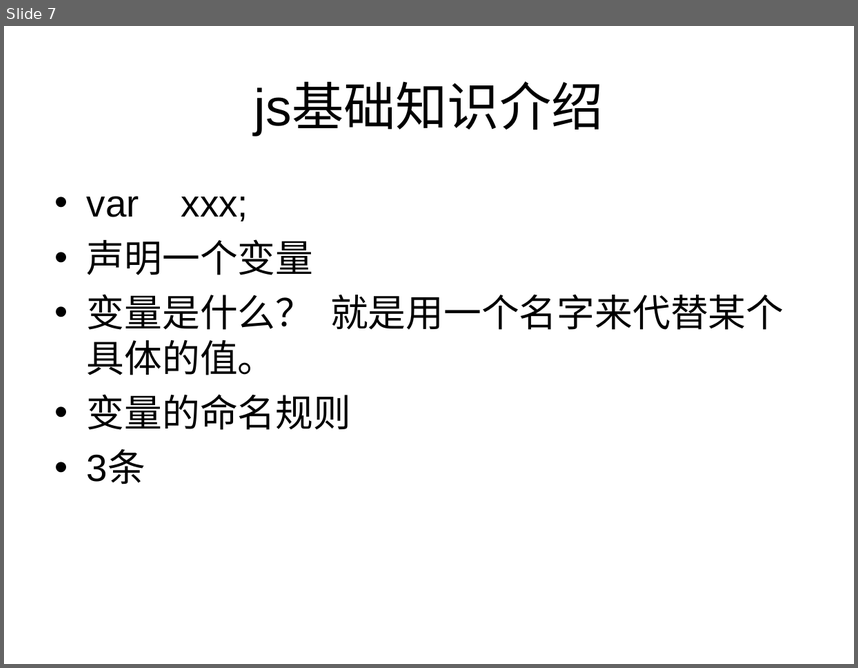
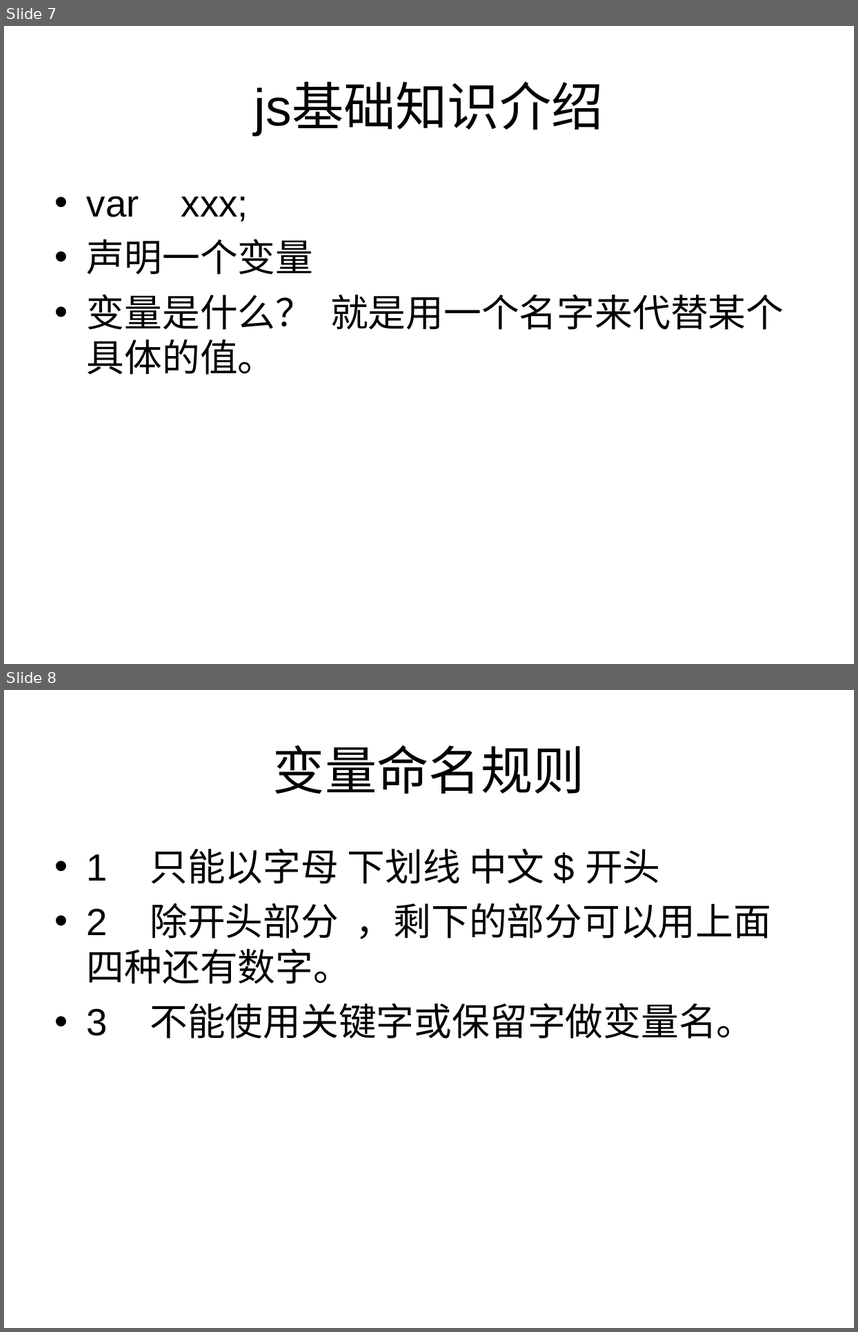
Before and after one commit to cd-vr1class/homework, a slide deck: ppt/7-6js基础.ppt. Shown one above the other, each under a label of ours: slide 7 before the commit, slides 7 and 8 after it. The pictures are 858x668 and 858x1332 pixels, drawn with LibreOffice and Linux fonts; fonts in the diff are those of the drawing. Boxes give left, top, right and bottom in pixels: in the first picture for what was removed or moved away, otherwise in the second. Text is boxed around its words. In the diff, an @@ line names an element or a change of style, - is before the commit and + after.

```diff
--- a/ppt/7-6js基础.ppt
+++ b/ppt/7-6js基础.ppt
@@ slide 8 added at (4,690,854,1328), background #FFFFFF @@
@@ title added at (273,745,585,793), 44 pt, text #000000 @@
+变量命名规则
@@ text added at (87,848,772,1038), 32 pt, text #000000 @@
+• 1 只能以字母 下划线 中文 $ 开头
+• 2 除开头部分 ，剩下的部分可以用上面四种还有数字。
+• 3 不能使用关键字或保留字做变量名。
@@ slide 7 changed as well @@
@@ text at (87,394,351,484): paragraphs removed @@
-• 变量的命名规则
-• 3条
```
Also in this commit, not shown: 1 other slide added, 6 other files.
